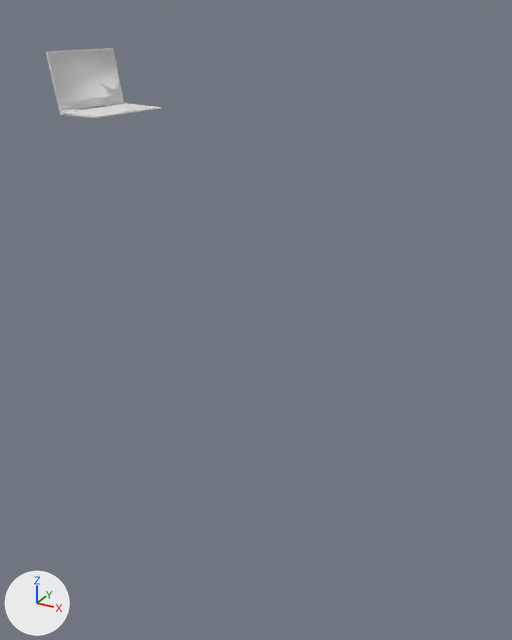
A saved change to the FBX model Assets/3D/SceneMainMenuModels/Laptop.fbx.
Camera for both pictures: a 50 mm camera at (0.46, -1.66, 1.55) aimed at (-1.1, 1.16, 0.13). The axes (+X, +Y, +Z) are drawn at lower left. The lights are the same throughout. Vertices at the same position are counted once.

The scene before the commit, as lines of its bpy script (objects in view):
```python
me_cube_007 = bpy.data.meshes.new('Cube.007')
me_cube_007.from_pydata(...)  # 61934 vertices, 53390 faces; spans x -2301.0..-1992.0, y 605.0..879.0, z -1464.0..-1063.0
ob_sm_laptop = bpy.data.objects.new('SM_Laptop', me_cube_007)
ob_sm_laptop.location = (0.0, 0.0, 0.0)
ob_sm_laptop.rotation_euler = (1.571, 0.0, -0.138)  # degrees (90, 0, -7.9)
ob_sm_laptop.scale = (0.00147, 0.00147, 0.00147)
```
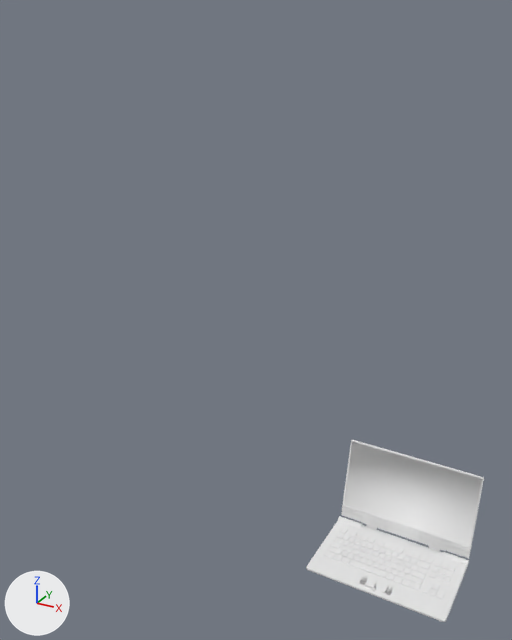
Patch to the scene script:
```diff
--- a/Assets/3D/SceneMainMenuModels/Laptop.fbx.py
+++ b/Assets/3D/SceneMainMenuModels/Laptop.fbx.py
@@ me_cube_007 @@
 me_cube_007.from_pydata(...)  # 61934 vertices, 53390 faces; spans x -2301.0..-1992.0, y 605.0..879.0, z -1464.0..-1063.0
 # used by ob_sm_laptop; location = (0.0, 0.0, 0.0); rotation_euler = (1.571, 0.0, -0.138), in degrees (90, 0, -7.9); scale = (0.00147, 0.00147, 0.00147)
+# me_cube_007 part 1: the loose piece of 46031 vertices spanning x -2246.0..-1992.0, y 605.0..630.0, z -1464.0..-1063.0 is turned -90.1 degrees about the y axis through its middle and scaled by 0.105, then moved by (2119.0, -617.0, 1265.0)
+# me_cube_007 part 2: the loose piece of 15515 vertices spanning x -2301.0..-2246.0, y 626.0..879.0, z -1462.0..-1065.0 is turned -90.1 degrees about the y axis through its middle and scaled by 0.105, then moved by (2274.0, -737.0, 1249.0)
@@ ob_sm_laptop @@
 ob_sm_laptop.location = (0.0, 0.0, 0.0)
-ob_sm_laptop.rotation_euler = (1.571, 0.0, -0.138)  # degrees (90, 0, -7.9)
-ob_sm_laptop.scale = (0.00147, 0.00147, 0.00147)
+ob_sm_laptop.rotation_euler = (1.571, 0.0, 0.0)  # degrees (90, 0, 0)
+ob_sm_laptop.scale = (0.01, 0.01, 0.01)
```

Changed parts and their boxes (x1, y1, x2, y2) in the pictures (512 x 640 px; the box of a moved part takes in the faces that stretch with it):
'SM_Laptop', reshaped, turned, rescaled: before (46, 48, 161, 119); after (306, 440, 484, 622)
part 1 of me_cube_007, moved or reshaped: before (60, 102, 161, 119); after (306, 516, 469, 622)
part 2 of me_cube_007, moved or reshaped: before (46, 48, 124, 111); after (341, 440, 484, 559)
